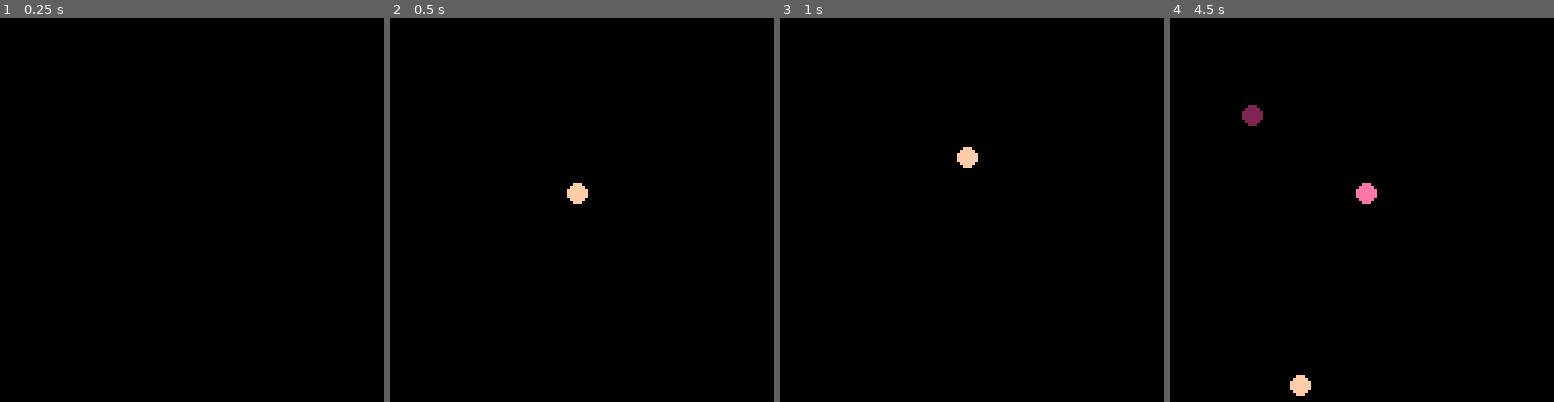
Above: before the commit, frames 1-4 (left to right).
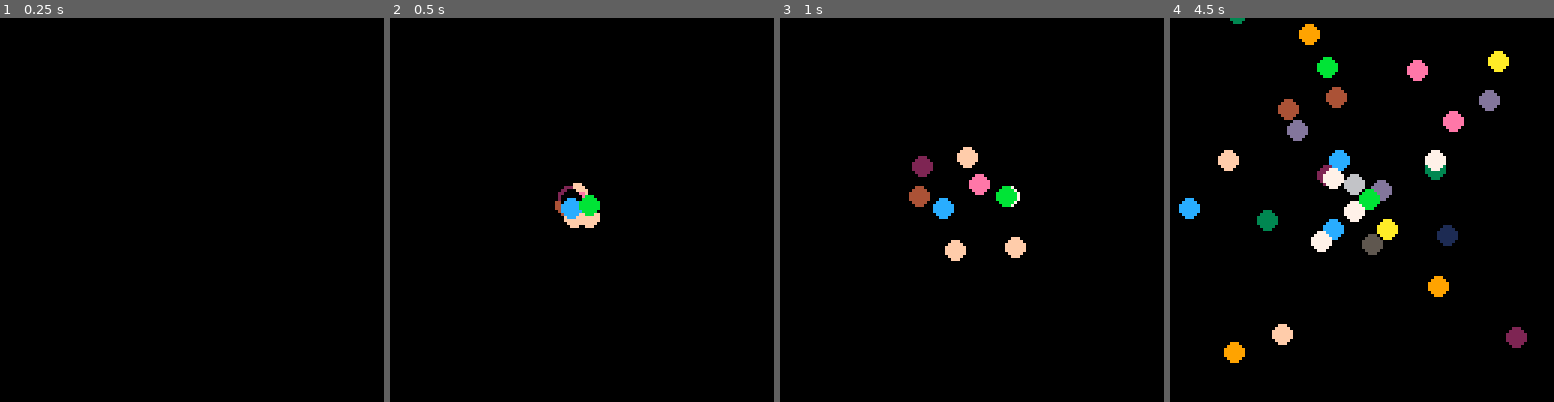
Above: after the commit, the same moments.

Repository: JohnErnestBonanno/pico8
Game: PICO-8 cartridge particles.p8
Same seed, same stepped clock (60 frames per second), same inputs: the game is played once before the commit and once after it.
Inputs:
- Up to frame 1 (0.25 s): no input
- Up to frame 2 (0.5 s): tap X (X key) at 0.33 s
- Up to frame 3 (1 s): no input
- Up to frame 4 (4.5 s): tap X (X key) at 1.07, 1.85, 2.97, 4.08 s

Frame 1 is identical in both runs. In frame 2, 0.9% of the frame differs, in the area x 42-55%, y 43-55%; in frame 3, 1.6%; in frame 4, 7.0%, in the area x 2-93%, y 0-99%.

Commit message:
Create multiple particles on button press

Diff:
--- a/particles.p8
+++ b/particles.p8
@@ -12,12 +12,14 @@
 
 function _update()
 	if btnp(❎) then
-		add(parts,{
-				x=63,
-				y=63,
-				sx=rnd(2)-1,
-				sy=rnd(2)-1,
-				col=flr(rnd(16))})
+		for i=1,10 do
+			add(parts,{
+					x=63,
+					y=63,
+					sx=rnd(2)-1,
+					sy=rnd(2)-1,
+					col=flr(rnd(16))})
+			end
 	end
 
 	for p in all(parts) do
